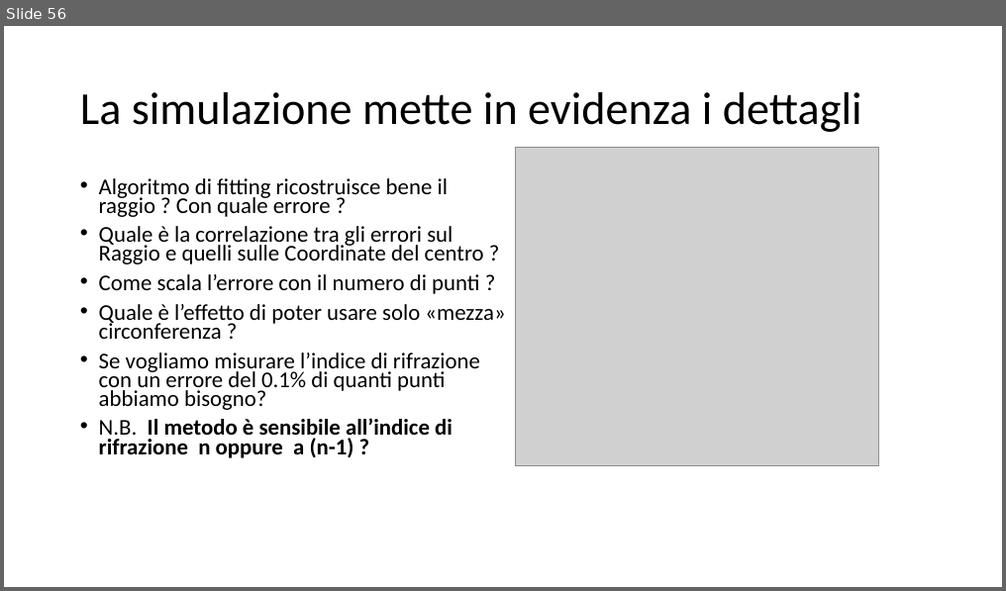
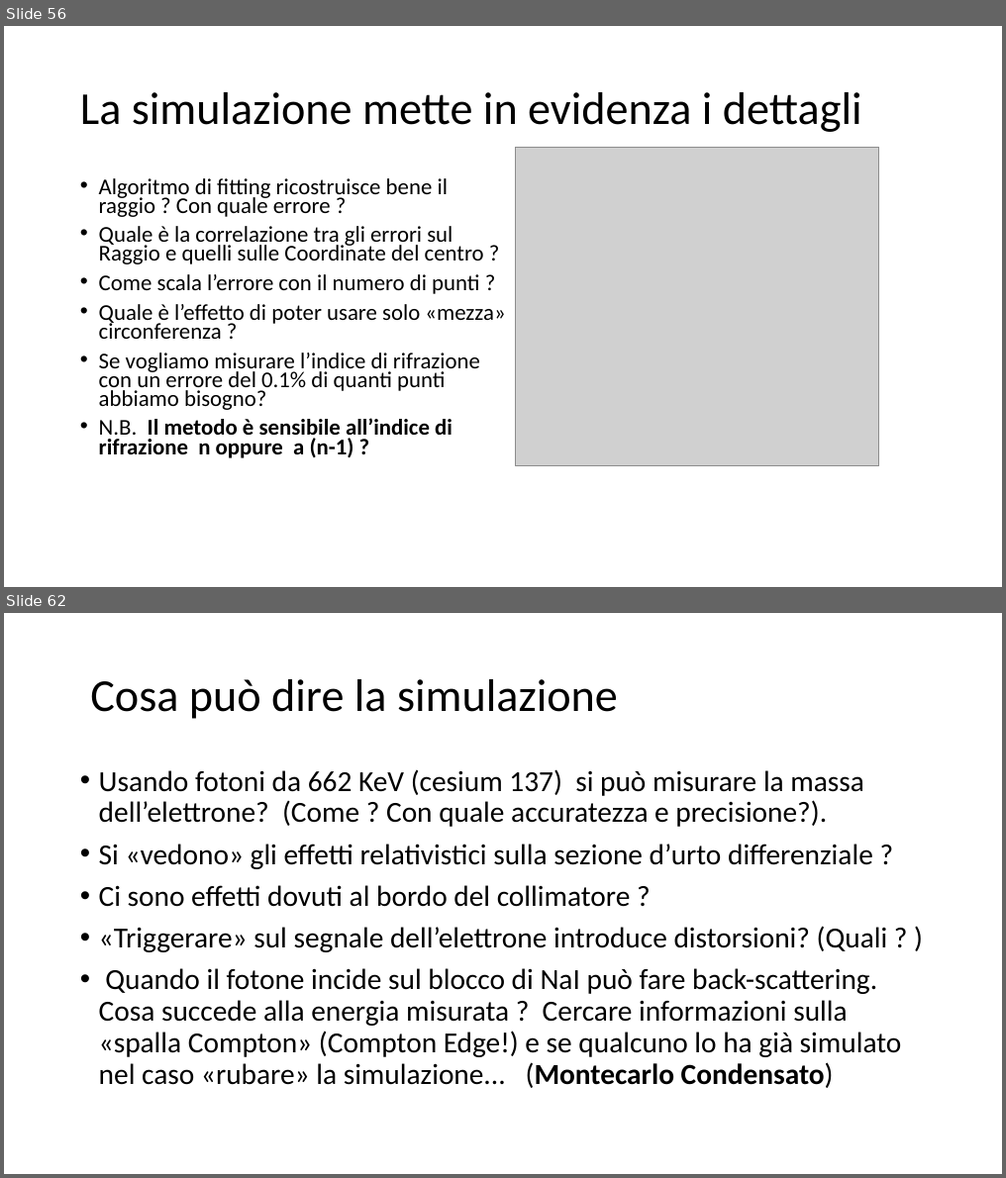
Before and after one commit to marcomonte94/Montecarlo, a slide deck: Slide Corso Metodi Montecarlo.pptx. Shown one above the other, each under a label of ours: slide 56 before the commit, slides 56 and 62 after it; the slides between them are not shown. The pictures are 1006x591 and 1006x1178 pixels, drawn with LibreOffice and Linux fonts; fonts in the diff are those of the drawing; grey boxes stand for pictures. Boxes give left, top, right and bottom in pixels: in the first picture for what was removed or moved away, otherwise in the second. Text is boxed around its words. In the diff, an @@ line names an element or a change of style, - is before the commit and + after.

```diff
--- a/Slide Corso Metodi Montecarlo.pptx
+++ b/Slide Corso Metodi Montecarlo.pptx
@@ slide 62 added at (x1=4, y1=613, x2=1002, y2=1174), background #FFFFFF @@
@@ title added at (x1=90, y1=679, x2=618, y2=719), 44 pt, text #000000 @@
+Cosa può dire la simulazione
@@ text added at (x1=99, y1=769, x2=902, y2=1088), 28 pt, text #000000 @@
+• Usando fotoni da 662 KeV (cesium 137) si può misurare la massa dell’elettrone? (Come ? Con quale accuratezza e precisione?).
+• Si «vedono» gli effetti relativistici sulla sezione d’urto differenziale ?
+• Ci sono effetti dovuti al bordo del collimatore ?
+• «Triggerare» sul segnale dell’elettrone introduce distorsioni? (Quali ? )
+• Quando il fotone incide sul blocco di NaI può fare back-scattering. Cosa succede alla energia misurata ? Cercare informazioni sulla «spalla Compton» (Compton Edge!) e se qualcuno lo ha già simulato nel caso «rubare» la simulazione... (Montecarlo Condensato)
```
Also in this commit, not shown: 2 slides changed, 8 other slides added, 4 other files.
